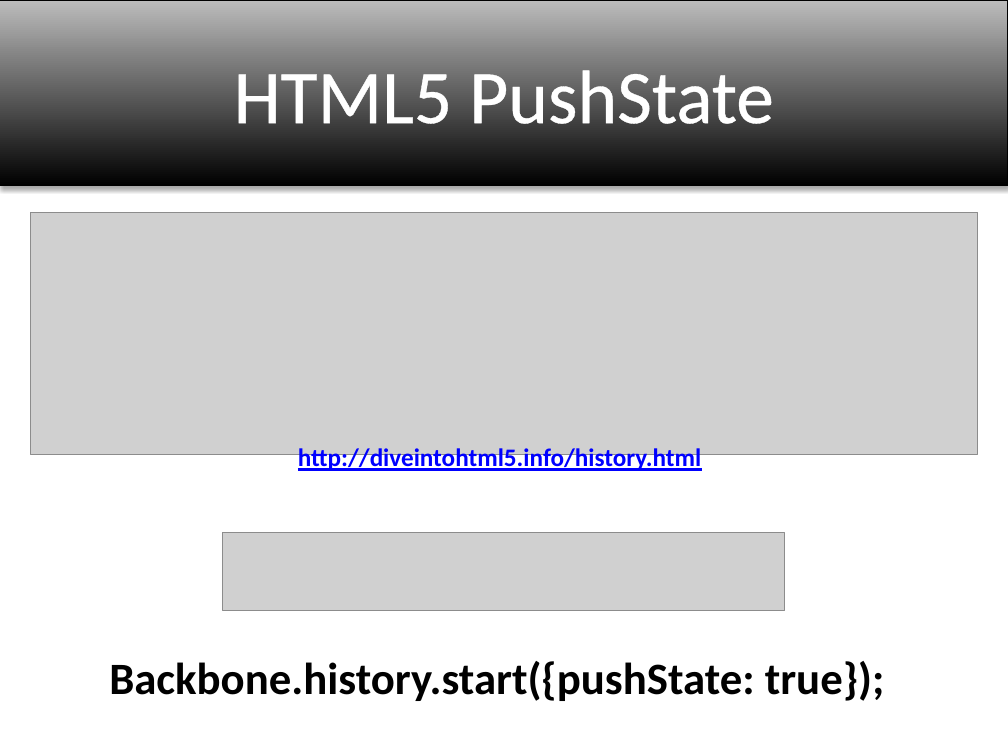
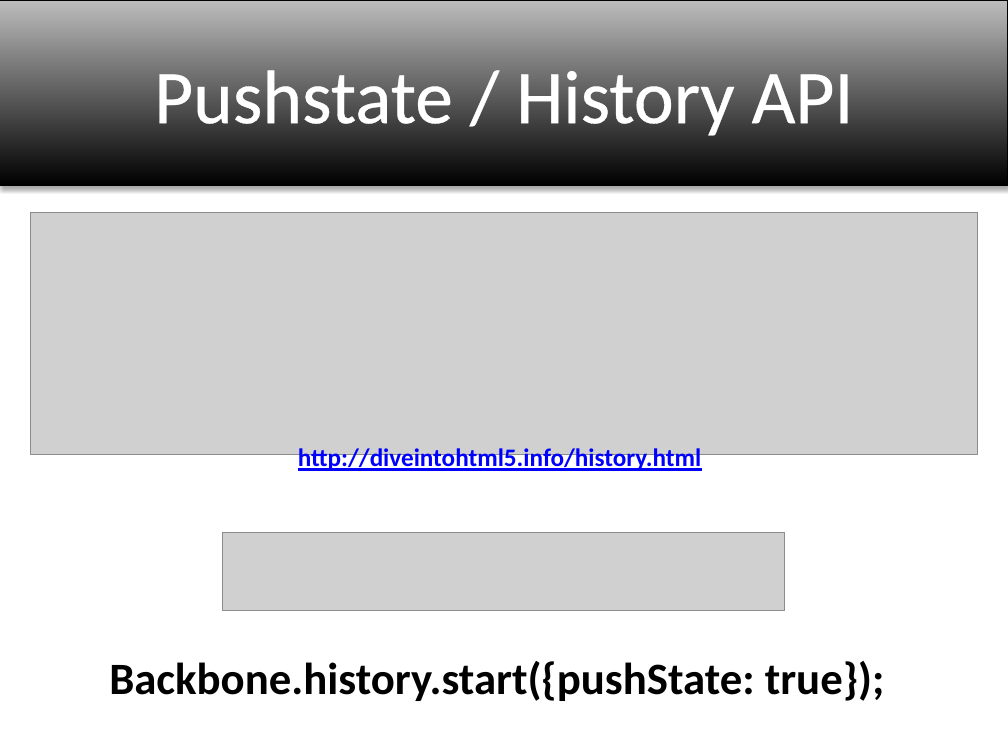
Before and after one commit to mxriverlynn/backbone.presentation, a slide deck: slide 10 of backbone.presentation.pptx (slide 9 before the commit). Drawn at 1008x756 pixels with LibreOffice and Linux fonts; fonts in the diff are those of the drawing; grey boxes stand for pictures. Boxes give left, top, right and bottom in pixels: in the first picture for what was removed or moved away, otherwise in the second. Text is boxed around its words. In the diff, an @@ line names an element or a change of style, - is before the commit and + after.

Commit message:
updating routing and history slides

```diff
--- a/backbone.presentation.pptx
+++ b/backbone.presentation.pptx
@@ text in rectangle at (154,70,854,140): text changed @@
-HTML5 PushState
+Pushstate / History API
```
Also in this commit, not shown: 1 other slide changed, 2 slides added, 1 slide removed.
